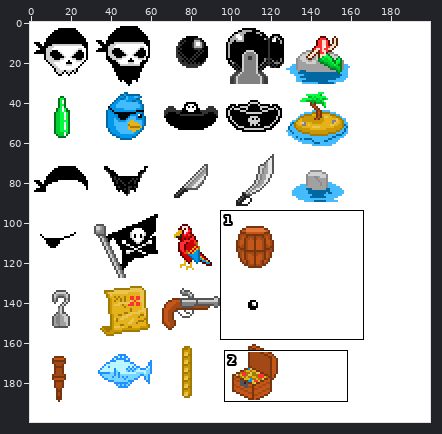
Two states of a sprite sheet, pirate_icons.png. The first picture is a wide view before the edit; the outline marks the close-up.
Close-up. Before the edit:
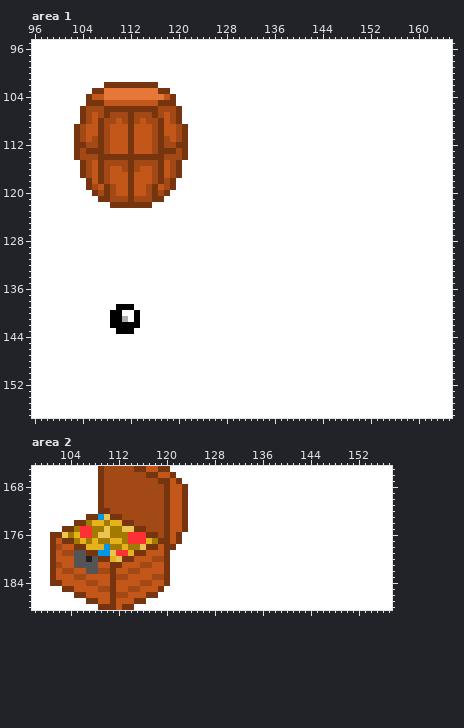
The file is 200x200 pixels. Colours within 5 levels of each other are drawn and written as one. Shown: area 1: x 96..165, y 95..157; area 2: x 98..157, y 165..188. The commit also changed other parts of the picture, which this record leaves out.
After:
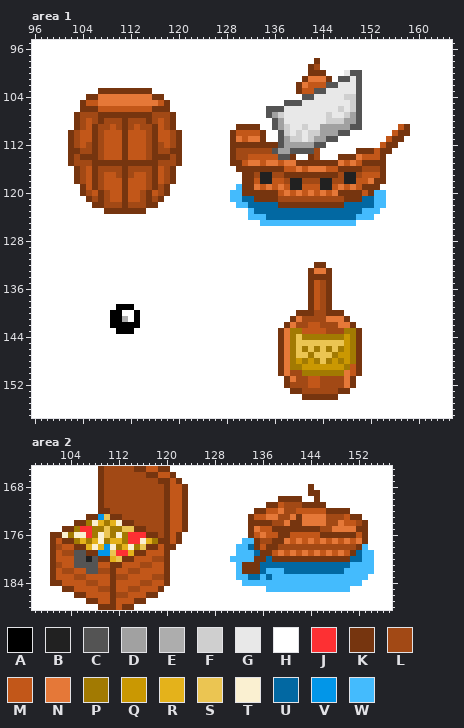
Palette (. is transparent): A #000000  B #212121  C #545454  D #a1a1a1  E #adadad  F #cfcfcf  G #e8e8e8  H #ffffff  J #fd3033  K #76350f  L #a24915  M #c25719  N #e57838  P #a27a02  Q #ca9802  R #e4b21b  S #ebc552  T #faf0d1  U #0268a2  V #0296e8  W #44bbfd
The exact change:
Changed rows in their new state; - is an unchanged pixel.
Area 1:
first column x 102:
 98 -----------------------------------------K---------------
 99 ----------------------------------------KL---------------
100 ----------------------------------------KKK---GCC--------
101 ---------------------------------------KNNNK-CCGC--------
102 ------HHHHHHHHH-----------------------KNMMMCCGGGC--------
103 ----H-KKKKKKKKHHH---------------------KMMCCGGGGGC--------
104 ----KN--------KKHH---------------------CCGGGGGFFC--------
105 --KMMNNNNNNNNNNM-H------------------CCCGGGGGGGGFC--------
106 ---KKMMMMMMMMM-KKHH--------------CCCGGGGGGGGGFGFC--------
107 -KL-LK-KKK-KKKL-LKH--------------CDFGGGGGGGFGGFDC--------
108 -KLML---LKL-LK-MLKH---------------CDGGGGGGGFFFDDC--------
109 ----KL--LKL-LLKMLKHH--------KKKK--CDFGGFGGDDDDDCC------MK
110 KLM-KLM--KM--LKM-LKH-------KMMMMK--CFGFGFFDDDCC-------MKK
111 KLM-KLM--KM--LKMMLKH-------KNMNNK--CDFFGFDDCC--------MKK-
112 KLM-KLM--KM--LKLM--H-------KKKKKKKKCDDDDDCC---------MKK--
113 K--L-LM--KM--LKLL-KH-------KLLLLLLCDDCCCCL------KKKMKK---
114 KLKKKLMMM-MMML--K-KH-------KLLMMMMMCCK--KL---KKKNMMMK----
115 KLL-K-KKKK-KKKKLL----------KKMNNMNNMNNKKKKKKKNMNMKKKK----
116 -KLMKL-LLKL-LLKMLKH---------KKKKKKKKMMNMNNNMMKKKKLLLK----
117 -KLMKLM-LKL--LKMLKH----------KKLBBLLKKKKKKKKKLBBLMMMK----
118 -KLMKLM--KM--LKM-------------KKMBBMMLBBLLLBBLLBBMMNKK----
119 --KMKLMM-KM----LKH----------WKKNMNMNMBBMMMBBMNMNMKKK-----
120 --KLMKLM-KM-LKM------------WWKKKKKKMNMNMNMNMNKKKKMKWW----
121 ---KL-LMMKMM-KL------------WWUUKKKKLLLLLLLLLLLKKKUUWW----
122 ----KKLLL-LLL-K-------------WWUUUUUKKKKKKKKKKKUUUUUWW----
123 ------KKKKKKK-----------------WUUUUUUUUUUUUUUUUUUWWW-----
124 ------------------------------WWWUUUUUUUUUUUUUUUWWW------
125 --------------------------------WWWWWWWWWWWWWWWW---------
first column x 137:
132 ------KK------
133 -----KNNK-----
134 -----KKKK-----
135 -----KMLK-----
136 -----KMLK-----
137 -----KMLK-----
138 -----KMLK-----
139 -----KMLK-----
140 ---KKKLLKKK---
141 --KNLLLLNNNK--
142 -KNLLMMLLLNNK-
143 KNPPMMMMLLLPPK
144 KNPSPPPPPPPQPK
145 KNPSSSSSSSSQPK
146 KNPSPSPSPSPQPK
147 KNPSSPSSSPQQPK
148 KNPQPQPSPQPQPK
149 KNPPQQQQQQQPMK
150 KNLLPPPPPPPNMK
151 -KNLLMMLLLLNK-
152 -KLLLMMLLLLNK-
153 --KKLLLLLLKK--
154 ----KKKKKK----
Area 2:
first column x 103:
168 -----------------------------------------K----------
169 -----------------------------------------KK---------
170 ------------------------------------KKKK--K---------
171 ----------------------------------KKMLLLKKKK--------
172 --------------------------------KKMMNLLMMMMMKKKK----
173 -------------------------------KMMNNLLNKNNNNLLLMKK--
174 -----T---T---------------------KKKKLLNKKNNNNLLNMMLK-
175 -------------------------------KNMMKKKKKKKKLLNNNNKK-
176 T-TT--T--T---------------------KMNMMKKMMMMMKKKKKKMK-
177 ------T------T----------------WWKLLKKNMNMNMNMNMNMNK-
178 -----T--T--T-----------------WWUKMKKLLLLLLLLLLLLLKW-
179 -----------------------------WWWUKKMNMNMNMNMNMNMKUWW
180 ----------------------------WWWWKKUKKKKKKKKKKKKKUUWW
181 -----------------------------WKKKUUUUUUUUUUUUUUUWWWW
182 -----------------------------WKKKUWWWUUUUUUUUUUWWWWW
183 -----------------------------WWUUWUWWWWWWWWWWWWWWWW-
184 ------------------------------WWWWWWWWWWWWWWWWWWWW--
185 ----------------------------------WWWWWWWWWWWWWW----
